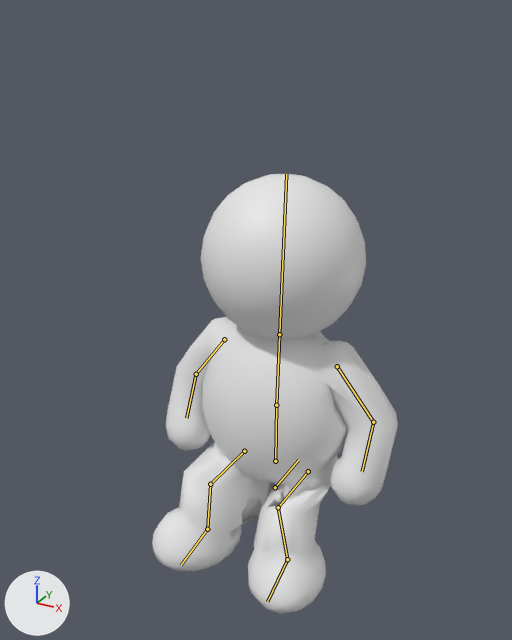
Before and after pictures for a commit that changed the Blender file ArtSource/Passenger.blend.
Camera for both pictures: a camera (50 mm lens) standing at (0.585, -1.153, 0.971) and looking at (-0.022, -0.049, 0.419). The axes (+X, +Y, +Z) are drawn at lower left. The lights are the same throughout. The older version comes first. Both versions are drawn at frame 17 of the action 'Cheer_Jump'; the numbers are the values there. The bones that bend it are drawn over the model as lines.

In view in the first picture: 'Yolcu'.
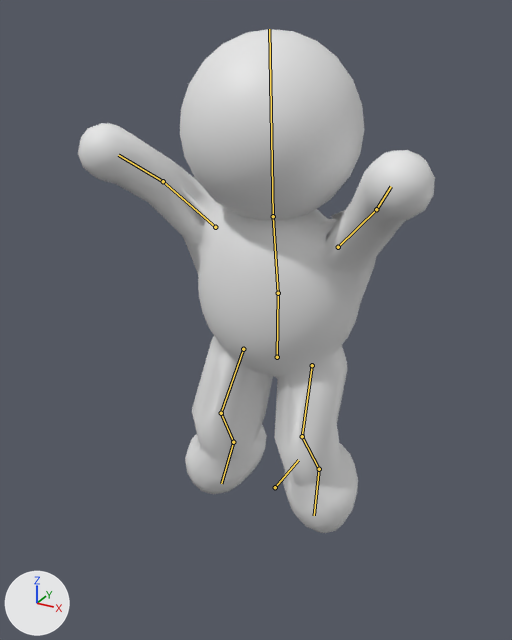
The edits, one by one:
Bone 'Hips' (bone_hips) moves from (0.0, -0.26, 0.0) to (0.0, -0.007, 0.0).
Bone 'Spine' (bone_spine) turns from (-3, 0, 0) to (9, 0, 0) degrees about its own x, y and z.
Bone 'Head' (bone_head) turns from (0, 0, 0) to (-5, 0, 0) degrees about its own x, y and z.
Bone 'UpperArm.L' (bone_upperarm_l) turns from (0, 0, 29) to (-17, 0, -74) degrees about its own x, y and z.
Bone 'LowerArm.L' (bone_lowerarm_l) turns from (0, 0, 0) to (0, 0, -46) degrees about its own x, y and z.
Bone 'UpperArm.R' (bone_upperarm_r) turns from (0, 0, -29) to (-17, 0, 74) degrees about its own x, y and z.
Bone 'LowerArm.R' (bone_lowerarm_r) turns from (0, 0, 0) to (0, 0, 46) degrees about its own x, y and z.
Bone 'Thigh.L' (bone_thigh_l) turns from (-87, 0, -5) to (-26, 0, -3) degrees about its own x, y and z.
Bone 'Shin.L' (bone_shin_l) turns from (87, 0, 0) to (52, 0, 0) degrees about its own x, y and z.
Bone 'Foot.L' (bone_foot_l) turns from (0, 0, 0) to (-26, 0, 0) degrees about its own x, y and z.
Bone 'Thigh.R' (bone_thigh_r) turns from (-87, 0, 5) to (-26, 0, 3) degrees about its own x, y and z.
Bone 'Shin.R' (bone_shin_r) turns from (87, 0, 0) to (52, 0, 0) degrees about its own x, y and z.
Bone 'Foot.R' (bone_foot_r) turns from (0, 0, 0) to (-26, 0, 0) degrees about its own x, y and z.

Pixel boxes [x1, y1, x2, y2] of what changed, in the pictures (512 x 640 px):
'Yolcu', posed (45% wider, 15% taller)
    before: [152, 174, 398, 614]
    after: [78, 29, 435, 533]
bone 'Hips', root to tip
    before: (275, 461) to (276, 405)
    after: (277, 357) to (278, 293)
bone 'Spine', root to tip
    before: (276, 405) to (279, 334)
    after: (278, 293) to (273, 216)
bone 'Head', root to tip
    before: (279, 334) to (286, 174)
    after: (273, 216) to (269, 29)
bone 'UpperArm.L', root to tip
    before: (337, 366) to (373, 422)
    after: (338, 247) to (376, 209)
bone 'LowerArm.L', root to tip
    before: (373, 422) to (362, 471)
    after: (376, 209) to (391, 186)
bone 'UpperArm.R', root to tip
    before: (224, 339) to (196, 374)
    after: (215, 227) to (163, 181)
bone 'LowerArm.R', root to tip
    before: (196, 374) to (186, 418)
    after: (163, 181) to (118, 155)
bone 'Thigh.L', root to tip
    before: (308, 471) to (278, 507)
    after: (312, 365) to (302, 436)
bone 'Shin.L', root to tip
    before: (278, 507) to (287, 559)
    after: (302, 436) to (319, 469)
bone 'Foot.L', root to tip
    before: (287, 559) to (267, 601)
    after: (319, 469) to (314, 515)
bone 'Thigh.R', root to tip
    before: (244, 451) to (210, 484)
    after: (243, 349) to (221, 413)
bone 'Shin.R', root to tip
    before: (210, 484) to (207, 529)
    after: (221, 413) to (233, 442)
bone 'Foot.R', root to tip
    before: (207, 529) to (181, 565)
    after: (233, 442) to (221, 483)
